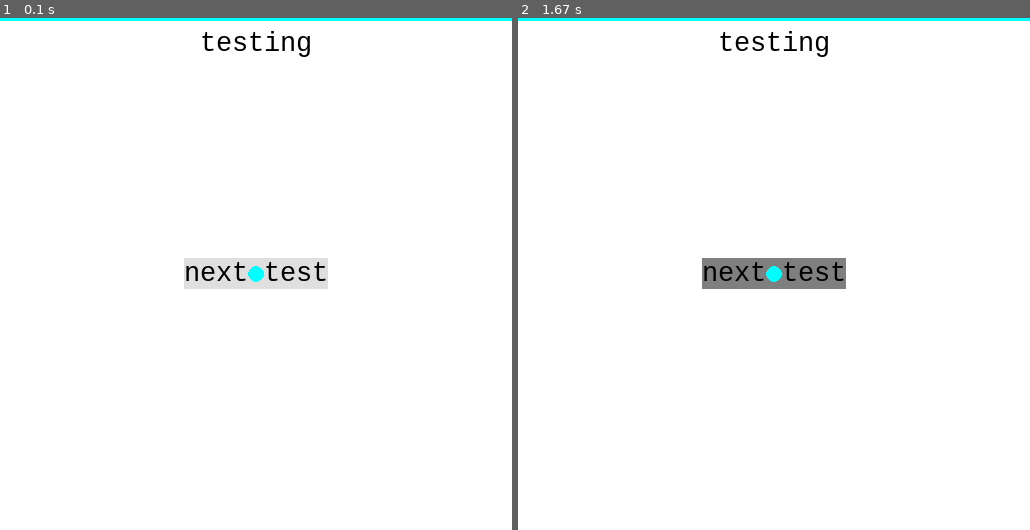
Above: before the commit, frames 1-2 (left to right).
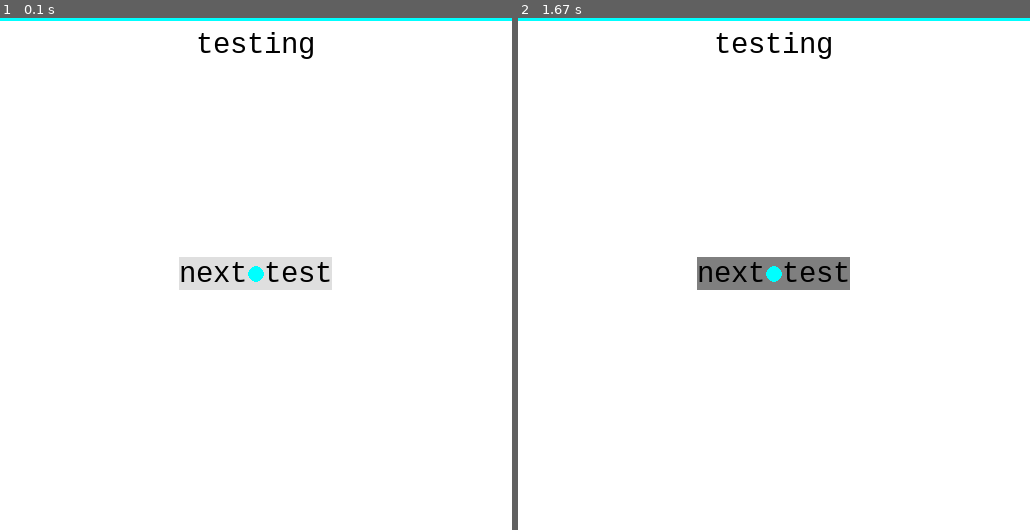
Above: after the commit, the same moments.

Repository: Supermango407/SPMG
Game: pygame game, started from spmg_pygame/ui_test.py
The game is run twice, just before and just after one commit, with the same random seed, the same clock (stepped at 60 frames per second) and the same inputs.
Inputs (mouse positions are in pixels of both pictures, inside the frame that each line leads up to):
- Up to frame 1 (0.1 s): no input
- Up to frame 2 (1.67 s): click (774, 274) at 0.38 s; click (953, 335) at 0.72 s; click "next test" at 1.55 s

The runs differ from the first frame. In frame 1, 1.1% of the frame differs, in the area x 34-65%, y 2-54%; in frame 2, 1.0%.

Commit message:
added fontsize to pygame text

Diff:
--- a/spmg_pygame/ui.py
+++ b/spmg_pygame/ui.py
@@ -17,13 +17,14 @@
     def __init__(self,
     value:str,
     bg_color:tuple[int, int, int]=(0, 0, 0),
+    font_size:int = 32,
     **kwargs
     ):
         self.text_value = value
         """the str inside `Text`."""
         self.color = bg_color
         """the color of `Text`."""
-        self.font = pygame.font.SysFont('Consolas', 30)
+        self.font = pygame.font.SysFont('Consolas', font_size)
         """the font of `Text`."""
 
         self.text =  self.font.render(self.text_value, True, self.color)
